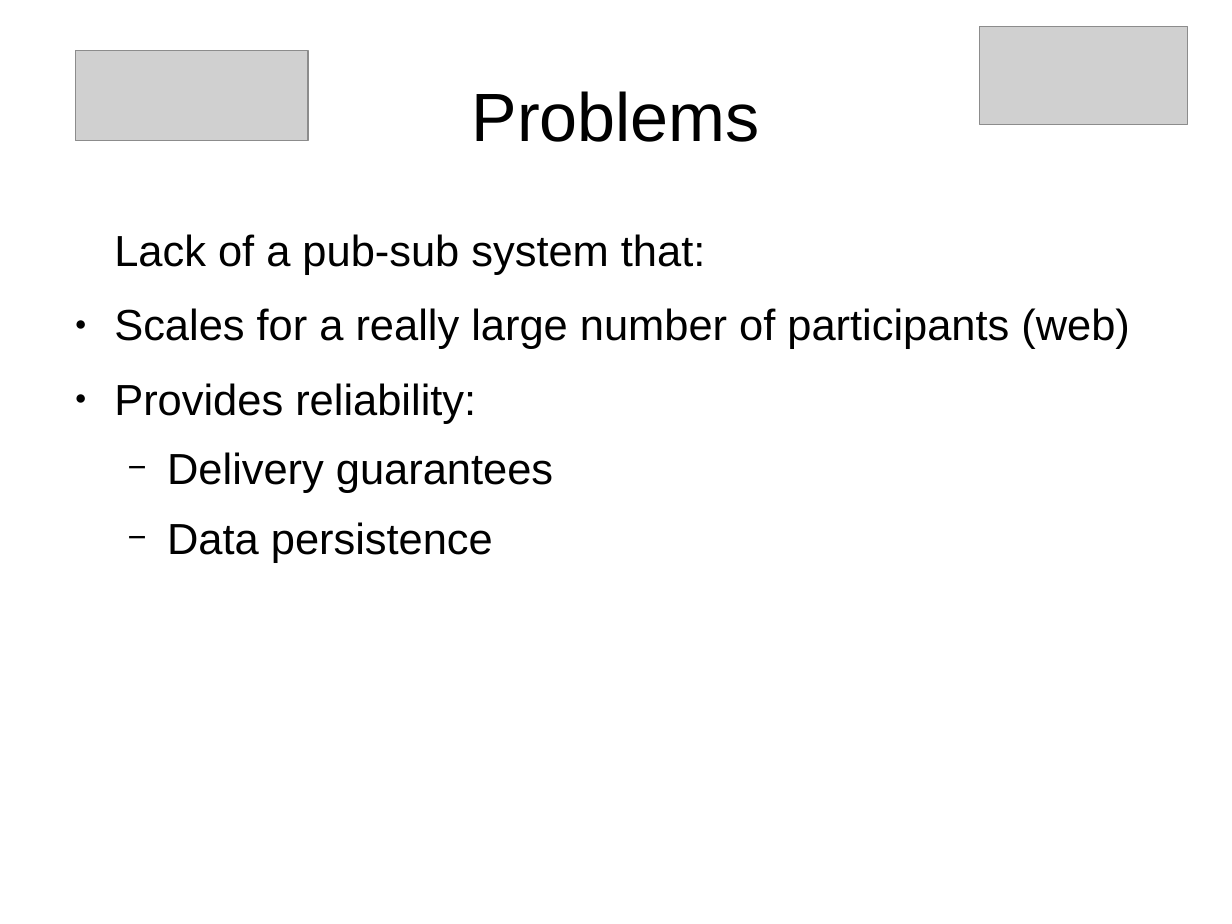
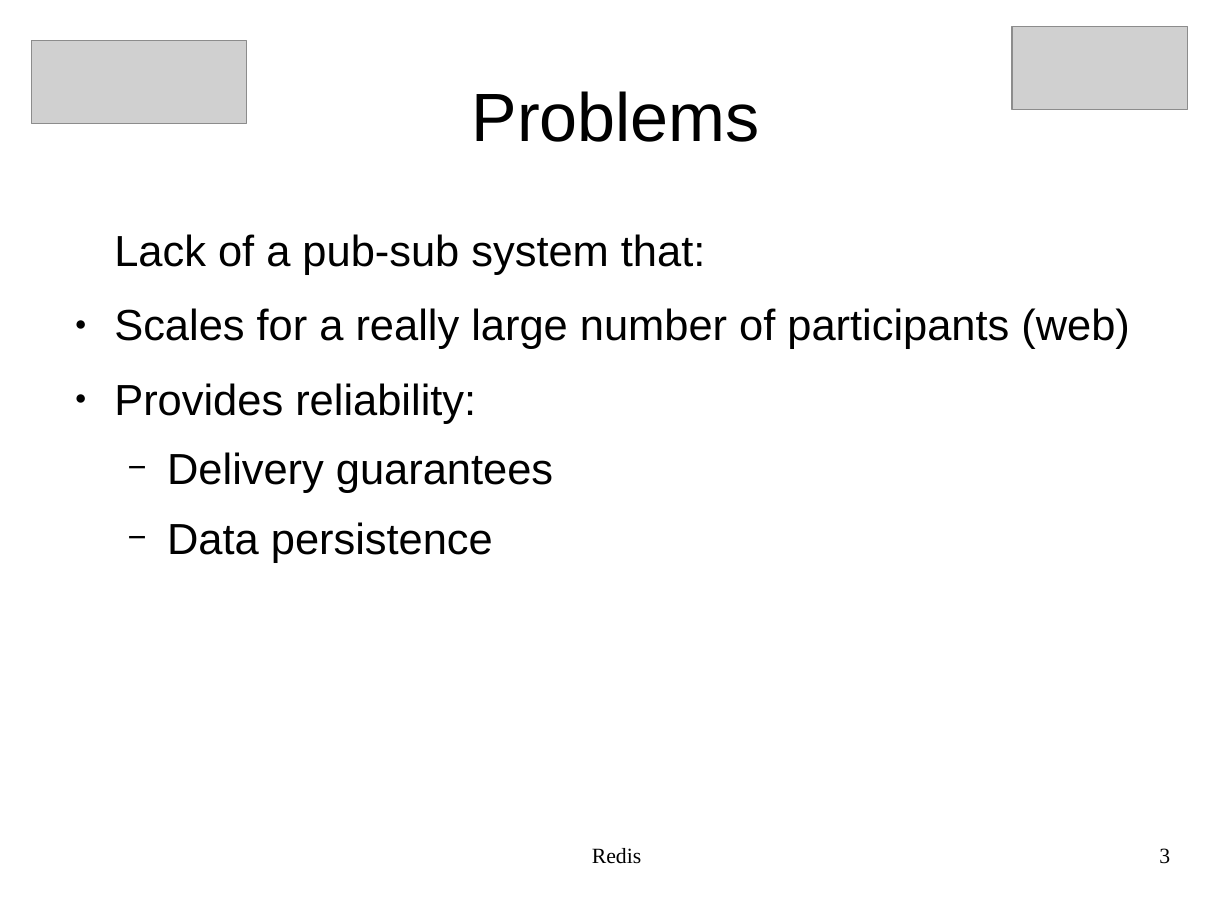
Before and after one commit to JGAntunes/pulsarcast, a slide deck: slide 3 of project-report/presentation.odp. Drawn at 1232x924 pixels with LibreOffice and Linux fonts; fonts in the diff are those of the drawing; grey boxes stand for pictures. Boxes give left, top, right and bottom in pixels: in the first picture for what was removed or moved away, otherwise in the second. Text is boxed around its words. In the diff, an @@ line names an element or a change of style, - is before the commit and + after.

```diff
--- a/project-report/presentation.odp
+++ b/project-report/presentation.odp
@@ picture: place and size @@
-picture at bbox=[979, 27, 1188, 125]
+picture at bbox=[1013, 27, 1190, 110]
@@ picture: place and size @@
-picture at bbox=[75, 50, 307, 141]
+picture at bbox=[31, 40, 246, 124]
@@ text added at bbox=[592, 848, 642, 864], 14 pt, text #000000 @@
+Redis
@@ page number added at bbox=[1159, 848, 1170, 864], 14 pt, text #000000 @@
+3
```
Also in this commit, not shown: 2 other slides changed, 8 slides added, 1 slide removed.
